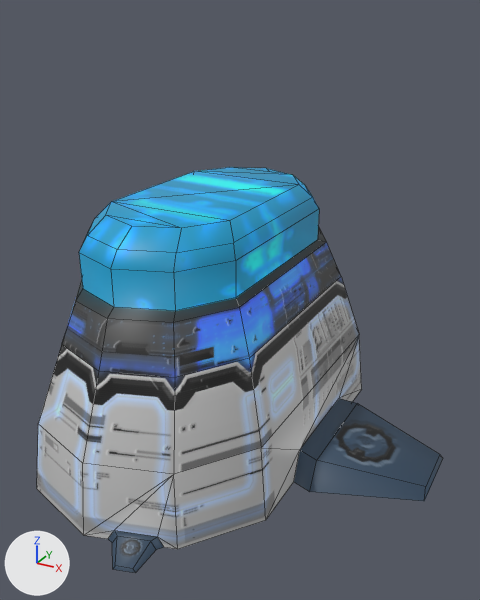
Before and after pictures for a commit that changed the FBX model Proyecto_Unity/Assets/Models/Edificios/Fabrica Componentes avanzados.fbx.
One viewpoint serves both versions: a camera (50 mm lens) standing at (0.0275, -0.0451, 0.0323) and looking at (0.0043, -0.0029, 0.0112). The lights are fixed; the arrows at lower left show +X, +Y and +Z. Mesh edges are drawn as thin lines. Where no turn or scale is listed for an object, it has been applied to the vertices.

The first picture shows 'FabCompAdv'.
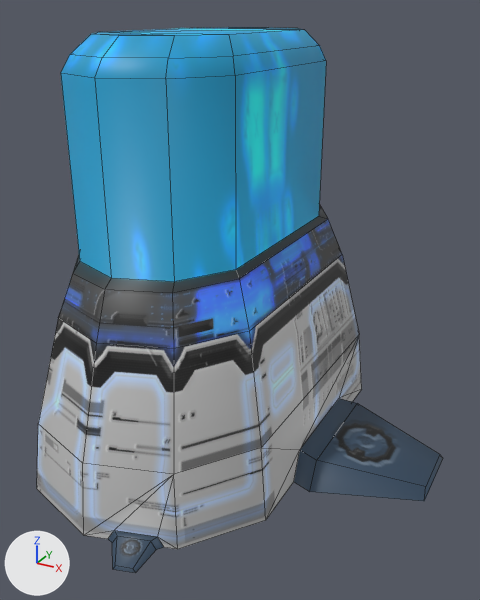
The newer file is also turned or shifted as a whole; pictures and numbers use the older file's frame.

Changed parts and their boxes (x1, y1, x2, y2) in the pictures (480 x 600 px; the box of a moved part takes in the faces that stretch with it):
'FabCompAdv', reshaped (34% taller): before (37, 167, 443, 573); after (37, 27, 443, 573)
part 1 of me_fabcompadv, moved or reshaped: before (38, 226, 359, 474); after (38, 204, 359, 474)
part 2 of me_fabcompadv, moved or reshaped: before (79, 167, 319, 311); after (61, 27, 326, 282)

The change, as a list of edits to the scene's bpy script:
```text
Change me_fabcompadv:
    where me_fabcompadv.from_pydata(...)  # 109 vertices, 106 faces; spans x -0.0105..0.0204, y -0.0198..0.0179, z -0.0021..0.0186
    used by ob_fabcompadv; location = (0.0, 0.0, 0.0)
    me_fabcompadv part 1: all 31 vertices in x -0.0081..0.0085, y -0.0155..0.015, z 0.01..0.0136 are moved by (0.0, 0.0, 0.0021)
    me_fabcompadv part 2: all 30 vertices in x -0.0066..0.0066, y -0.0129..0.0126, z 0.0164..0.0186 are moved by (0.0, 0.0, 0.0121)
```
